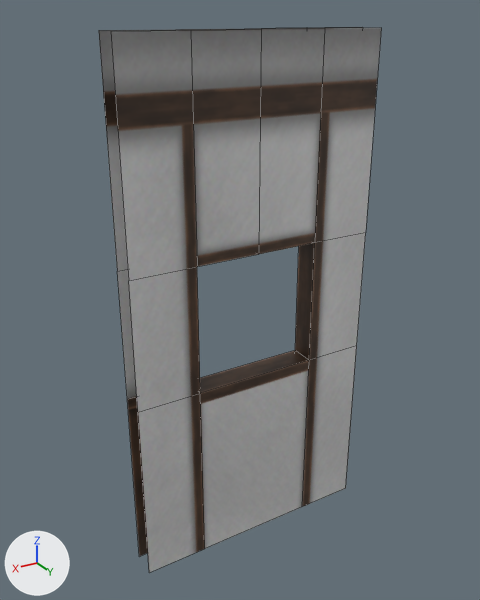
The FBX model Ninja/Assets/Models/Level/Town/house_wall_window.fbx, before and after one commit.
Camera for both pictures: a 50 mm lens placed at (2.45, 4.02, 4.09), pointed at (0.05, 0.02, 2.09). Every picture has the same lights, and +X, +Y and +Z are marked at lower left. Mesh edges are drawn as thin lines.

The first picture shows 'house_wall_window'.
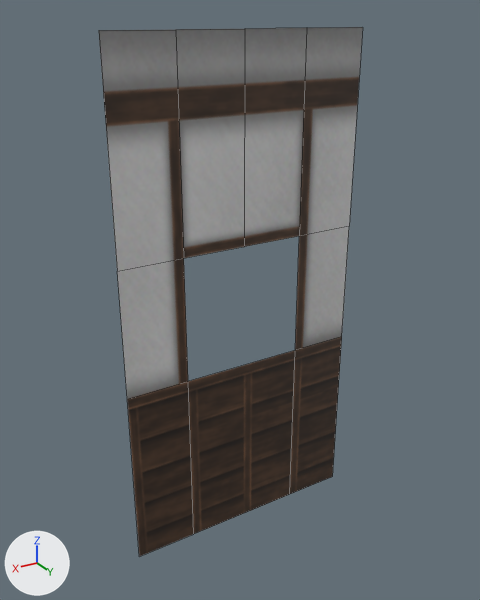
Boxes [x1, y1, x2, y2] around the edits, measured in the pictures (480 x 600 px):
'house_wall_window', reshaped (6% narrower)
    before: [99, 27, 381, 573]
    after: [99, 27, 363, 557]
part 1 of me_cube_006, deleted
    before: [111, 28, 381, 573]

Diff of the bpy script that builds the scene:
```diff
--- a/Ninja/Assets/Models/Level/Town/house_wall_window.fbx.py
+++ b/Ninja/Assets/Models/Level/Town/house_wall_window.fbx.py
@@ me_cube_006 @@
 # used by ob_house_wall_window; location = (0.0, 0.0, 0.0)
-me_cube_006.from_pydata(...)  # 36 vertices, 23 faces; spans x -1.0..1.0, y 0.0..0.2, z 0.0..4.0
+me_cube_006.from_pydata(...)  # 18 vertices, 9 faces; spans x -1.0..1.0, y 0.0, z 0.0..4.0
+# me_cube_006 part 1
+# 18 vertices are removed from x -1.0..1.0, y 0.2, z 0.0..4.0
+# 14 faces are deleted
 me_cube_006.materials.append(mat_house_wall_window)
```
